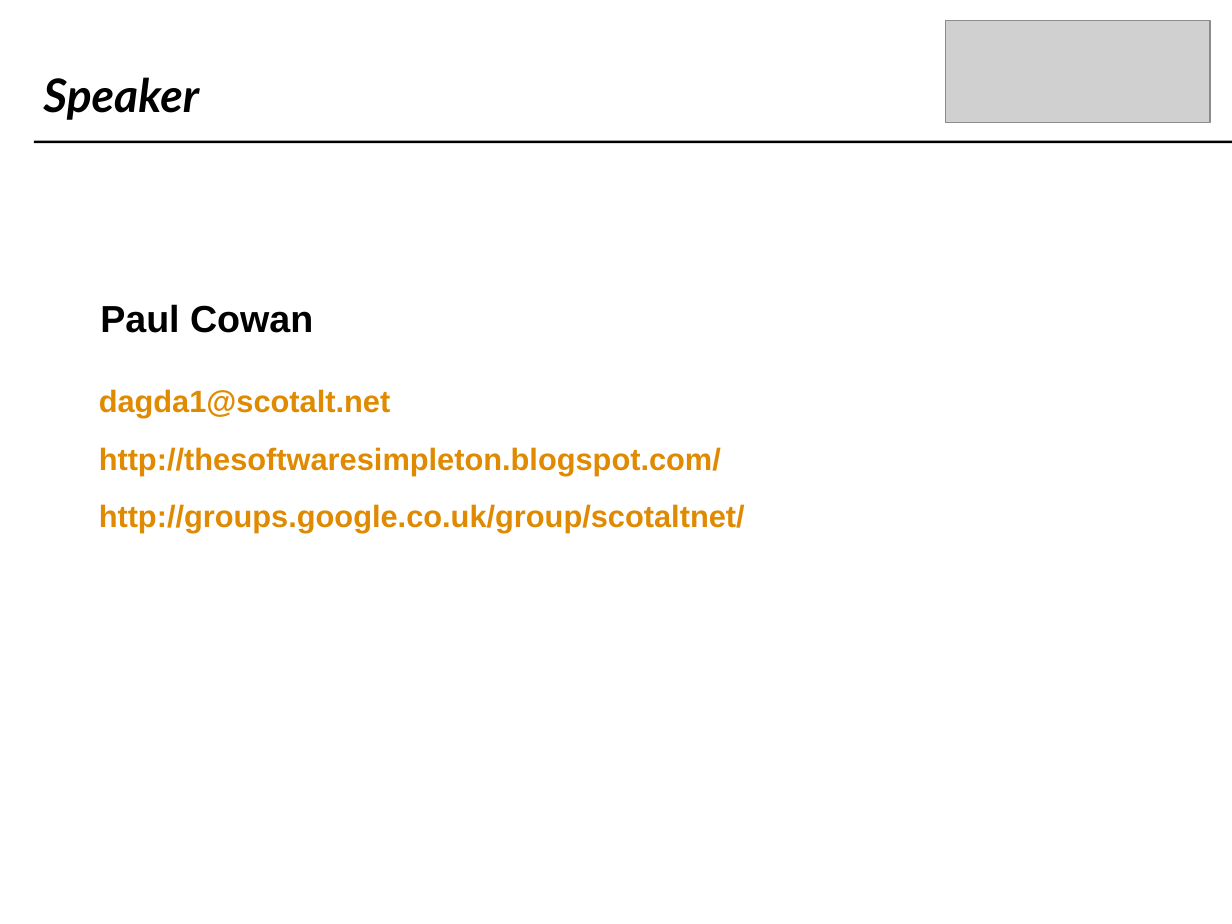
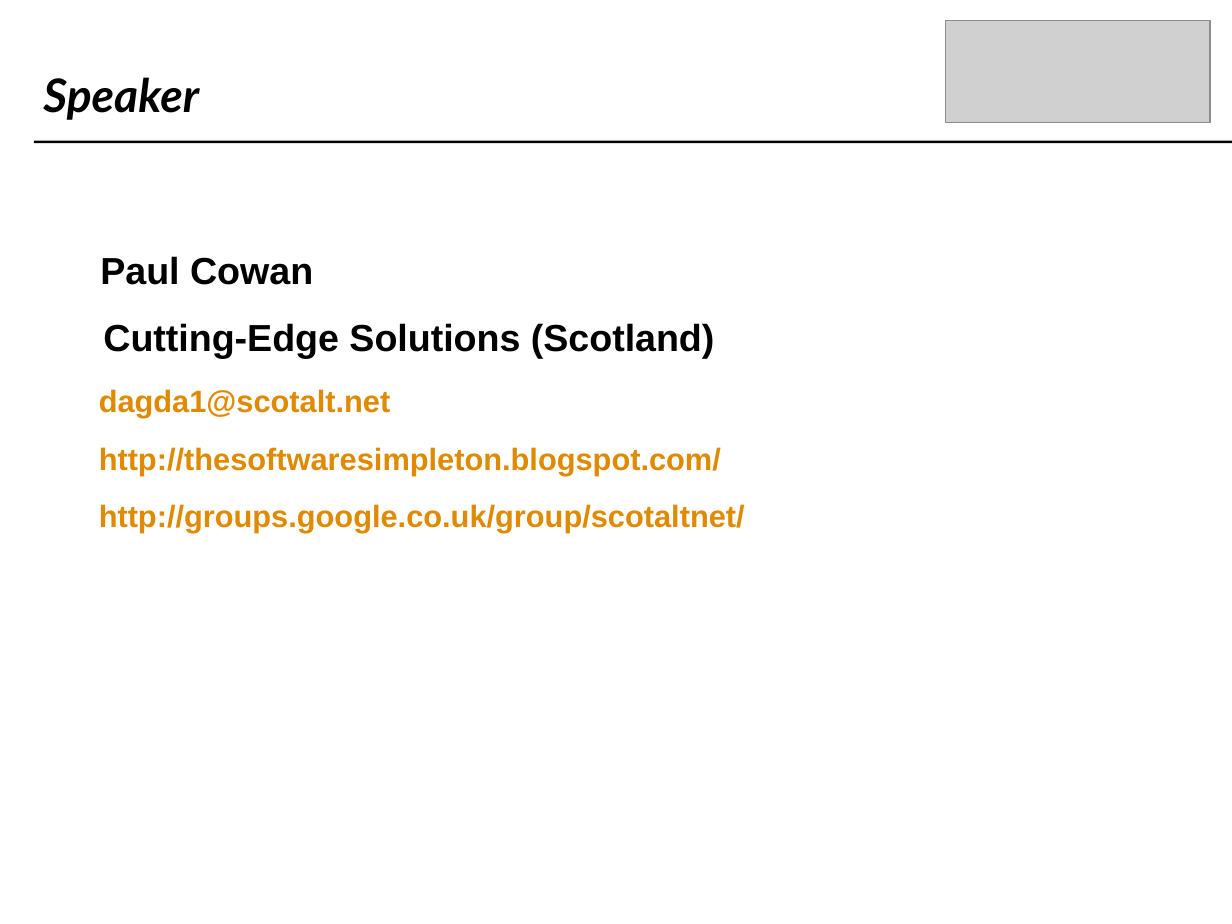
Before and after one commit to craignicol/scotaltdotnet, a slide deck: slide 2 of presentations/nhibernate/nhibernate.ppt. Drawn at 1232x924 pixels with LibreOffice and Linux fonts; fonts in the diff are those of the drawing; grey boxes stand for pictures; background and template pictures are left out. Boxes give left, top, right and bottom in pixels: in the first picture for what was removed or moved away, otherwise in the second. Text is boxed around its words. In the diff, an @@ line names an element or a change of style, - is before the commit and + after.

```diff
--- a/presentations/nhibernate/nhibernate.ppt
+++ b/presentations/nhibernate/nhibernate.ppt
@@ text "Paul Cowan": place and size @@
-text "Paul Cowan" at box(100, 304, 313, 333)
+text "Paul Cowan" at box(100, 256, 313, 285)
@@ text added at box(103, 323, 715, 359), 22 pt, text #000000, bold @@
+Cutting-Edge Solutions (Scotland)
```
Also in this commit, not shown: 8 other files.
